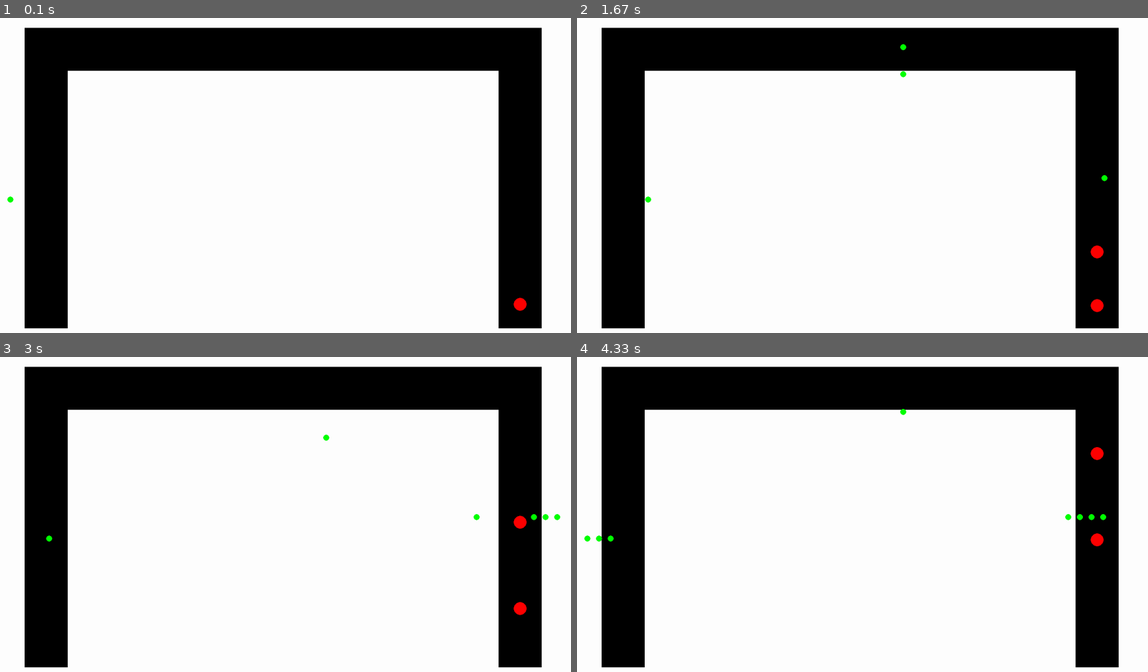
Above: before the commit, frames 1-4 (two rows, left to right).
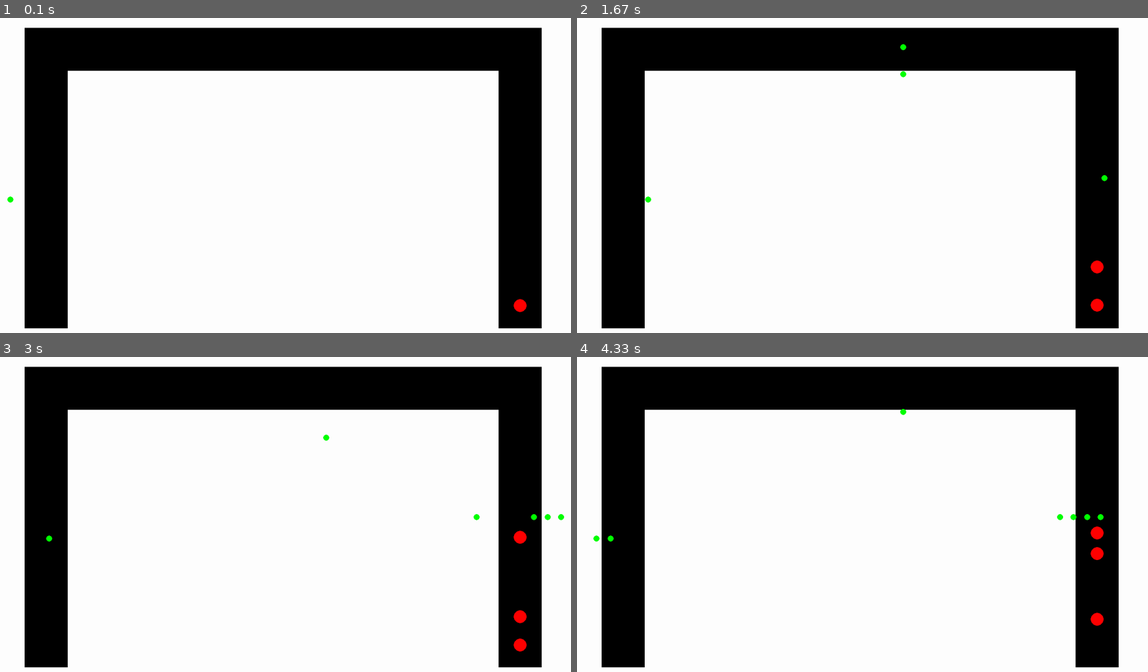
Above: after the commit, the same moments.

Repository: JCoder121/carsim
Game: pygame game, started from files/most_current.py
The game is run twice, just before and just after one commit, with the same random seed, the same clock (stepped at 60 frames per second) and the same inputs.
Inputs (mouse positions are in pixels of both pictures, inside the frame that each line leads up to):
- Up to frame 1 (0.1 s): no input
- Up to frame 2 (1.67 s): tap Space at 0.33, 0.73, 1.03 s; click (674, 134) at 1.22 s; click (1090, 317) at 1.55 s
- Up to frame 3 (3 s): tap Space at 1.9, 2.23, 2.53, 2.73 s
- Up to frame 4 (4.33 s): tap Space at 3.03, 3.3, 3.63, 3.93 s

The runs differ from the first frame. In frame 1, less than 0.1% of the frame differs, in the area x 89-93%, y 88-94%; in frame 2, 0.2%; in frame 3, 0.4%; in frame 4, 0.5%, in the area x 1-93%, y 28-86%.

Commit message:
big update
big update - ready to be merged with master

Diff:
--- a/files/most_current.py
+++ b/files/most_current.py
@@ -1,4 +1,4 @@
-#updated section 9/13/19 1:05PM
+#updated section 9/15/19 4:05PM
 #anichau and jeffchen
 
 #decelerating is still a question
@@ -10,10 +10,11 @@
 
 '''
 notes:
-YELLOW CARS = HAVE DROPPED OFF
+YELLOW CARS = HAVE DROPPED OFF ALREADY
+deceleration function?
 '''
 
-# Define some colors
+# Define colors
 BLACK = (0, 0, 0)
 WHITE = (255, 255, 255)
 GREEN = (0,255,0)
@@ -24,30 +25,30 @@
 #define other variables
 SCREEN_WIDTH = 1430
 SCREEN_HEIGHT = 850
-BALL_SIZE = 15
+CAR_SIZE = 15
 SPEED = 1
 PERSON_SPEED = 1.5
 MAXSPEED = 2
 ACCEL = 0.03
-RANDOMPARAM = 25
+RANDOMPARAM = 10
 INFRONT = 35
 SWEEP = 20
 WAITTIME = 10000
 #change dt for acceleration change, bigger = faster accel
-dt = 0.004
-
+dt = 0.006
+
+#set height and width of screen
 size = [SCREEN_WIDTH, SCREEN_HEIGHT]
 screen = pygame.display.set_mode(size)
-pygame.display.set_caption("Dropping Cars")
-
-class Ball:
-    """
-    Class to keep track of a ball's location and speed
+
+class Car:
+    """
+    Class to keep track of a car's location and speed
     """
     def __init__(self):
-        self.x = 0
-        self.y = 0
-        self.speed = 0
+        self.x = 1250
+        self.y = 700
+        self.speed = SPEED/2
         self.y_accel = 0
         self.x_accel = 0
         self.color = RED
@@ -70,49 +71,42 @@
 
 
     def detect(self, detect_var):
-        #left
+        #right
         if detect_var == 0:
-            for sweep in range(-SWEEP, SWEEP):
-                for infront in range(20,INFRONT):
-                    value3 = screen.get_at((int(self.x)+sweep, int(self.y)+infront))
-
-                    if (value3 == RED) or (value3 == GREEN) or (value3 == YELLOW):
-                        self.accel_bool = False
-                        #ball.decelerate(2)
-                        self.stop(False)
-                        return self.accel_bool
-
-
-        #right
-        elif detect_var == 1:
             for sweep in range(-SWEEP, SWEEP):
                 for infront in range(20, INFRONT):
                     value1 = screen.get_at((int(self.x)+sweep, int(self.y)-infront))
+
                     if (value1 == RED) or (value1 == GREEN) or (value1 == YELLOW):
                         self.accel_bool = False
                         self.stop(False)
                         return self.accel_bool
 
         #top
+        elif detect_var == 1:
+            for sweep in range(-SWEEP, SWEEP):
+                for infront in range(20, INFRONT):
+                    value1 = screen.get_at(((int(self.x)-infront), int(self.y) + sweep))
+
+                    if (value1 == RED) or (value1 == GREEN) or (value1 == YELLOW):
+                        self.accel_bool = False
+                        self.stop(False)
+                        return self.accel_bool
+
+        #left
         elif detect_var == 2:
             #sweep allows for it to be a rectangle object detection
-
             for sweep in range(-SWEEP, SWEEP):
-                for infront in range(20, INFRONT):
-                    value2 = screen.get_at(((int(self.x)-infront), int(self.y) + sweep))
-
-                    if (value2 == RED) or (value2 == GREEN) or (value2 == YELLOW):
+                for infront in range(20,INFRONT):
+                    value1 = screen.get_at((int(self.x)+sweep, int(self.y)+infront))
+
+                    if (value1 == RED) or (value1 == GREEN) or (value1 == YELLOW):
                         self.accel_bool = False
-                        #ball.decelerate(1)
                         self.stop(False)
                         return self.accel_bool
 
-        #return self.accel_bool
-
 
     def accelerate(self, var1):
-
-        #self.is_stopped = False
         self.Y_ACCEL = self.y_accel*self.y_accel * dt
         self.X_ACCEL = self.x_accel*self.x_accel * dt
 
@@ -122,8 +116,10 @@
             if self.speed > MAXSPEED:
                 self.speed = MAXSPEED
                 self.y -= MAXSPEED
+
             else:
                 self.y -= self.speed
+
             self.y_accel += ACCEL
 
         #from top side
@@ -132,8 +128,10 @@
             if self.speed > MAXSPEED:
                 self.speed = MAXSPEED
                 self.x -= MAXSPEED
+
             else:
                 self.x -= self.speed
+
             self.x_accel += ACCEL
 
         #from left side
@@ -142,16 +140,16 @@
             if self.speed > MAXSPEED:
                 self.speed = MAXSPEED
                 self.y += MAXSPEED
+
             else:
                 self.y += self.speed
+
             self.y_accel += ACCEL
 
         else:
             print('error accelerate')
             print(var1)
             sys.exit()
-
-        #return self.is_stopped
 
 
 class Person:
@@ -165,66 +163,30 @@
         self.speed = PERSON_SPEED
         self.initial = 0
         self.personal_value = random.randint(0,2)
-        #self.personal_value = 0
 
     def stop(self):
         self.speed = 0
 
-        '''
-
-
-            #person coming from top
-            elif person.personal_value == 1:
-
-                for y in range(10,20):
-                    person_infront = screen.get_at(((int(person.x)), int(person.y) +y))
-                    if person_infront == RED or person_infront == GREEN:
-                        person.stop()
-                        person_bool = False
-
-                if person_bool:
-                    person.y += PERSON_SPEED
-
-            #person coming from left leg
-            elif person.personal_value == 2:
-                for x in range(10,20):
-                    person_infront = screen.get_at((int(person.x)+x, int(person.y)))
-                    if person_infront == RED or person_infront == GREEN:
-                        person.stop()
-                        person_bool = False
-
-                if person_bool:
-                    person.x += PERSON_SPEED
-
-
-        '''
-
-
-def make_ball():
-    """
-    Function to make a new, random ball.
-    """
-    ball = Ball()
-    # Starting position of the ball.
-    ball.x = 1250
-    ball.y = 700
-    #ball.speed = 0.25
-    ball.speed = SPEED
-
-    ball.drop_val = 1
-    #drop_val = random.randint(0,1)
-
-    if ball.drop_val == 0:
-        ball.drop_x = random.randnint(77, 400) * 2
-
-    elif ball.drop_val == 1:
-        ball.drop_y = random.randint(62, 300) *2
-
-    return ball
+
+def make_car():
+    """
+    Function to make a new, random car.
+    """
+    car = Car()
+    car.drop_val = random.randint(0,1)
+
+    if car.drop_val == 0:
+        car.drop_x = random.randint(77, 400) * 2
+
+    elif car.drop_val == 1:
+        car.drop_y = random.randint(62, 300) *2
+
+    return car
+
 
 def make_person():
     #make person function that crosses the street and simulate a sidewalk
-    #3 possible segments where pedestrians can spawn
+    #3 possible areas where pedestrians can spawn
     person = Person()
 
     #right side
@@ -252,17 +214,12 @@
     return person
 
 
-
 def main():
     '''
     This is our main program.
     '''
     pygame.init()
-
-    # Set the height and width of the screen
-    size = [SCREEN_WIDTH, SCREEN_HEIGHT]
-    screen = pygame.display.set_mode(size)
-    pygame.display.set_caption("Dropping Cars")
+    pygame.display.set_caption("PHS Car Traffic")
 
     # Loop until the user clicks the close button.
     done = False
@@ -270,11 +227,11 @@
     # Used to manage how fast the screen updates
     clock = pygame.time.Clock()
 
-    ball_list = []
+    car_list = []
     person_list = []
 
-    ball = make_ball()
-    ball_list.append(ball)
+    car = make_car()
+    car_list.append(car)
     first_cross = make_person()
     person_list.append(first_cross)
 
@@ -289,9 +246,19 @@
             if event.type == pygame.QUIT:
                 done = True
 
-            if event.type == pygame.MOUSEBUTTONDOWN and ball.y<660:
-                ball = make_ball()
-                ball_list.append(ball)
+            if event.type == pygame.MOUSEBUTTONDOWN:
+                spawn_bool = True
+
+                for width in range(0, 100):
+                    for height in range(0, 100):
+                        spawn_value = screen.get_at(( (1200 + width) , (650 + height) ))
+                        if spawn_value == RED:
+                            spawn_bool = False
+                            break
+
+                if spawn_bool:
+                    car = make_car()
+                    car_list.append(car)
 
             if event.type == pygame.KEYDOWN:
                 person = make_person()
@@ -304,115 +271,104 @@
 
             if event.type == pygame.KEYDOWN:
                 print('something')
-                #Space bar spawn a new ball.
+                #Space bar spawn a new car.
                 #prevent rapid firing spawn
-                if event.key == pygame.K_SPACE and ball.y < 680:
+                if event.key == pygame.K_SPACE and car.y < 680:
                     print('hello')
-                    ball = make_ball()
-                    ball_list.append(ball)
+                    car = make_car()
+                    car_list.append(car)
                 if event.key == pygame.K_RETURN:
                     person = make_person()
                     person_list.append(person)
             '''
 
         #random car spawn
-
-        x = random.randint(1,RANDOMPARAM)
-        #check if random match and there is a ball above
-        if (x==3) and (ball.y < 680) and len(ball_list) < 4:
-            ball = make_ball()
-            ball_list.append(ball)
-
-
+        random_car = random.randint(1,RANDOMPARAM)
+
+        #view finding of rectangle to make sure nearest car is out of area
+        spawn_bool = True
+        for width in range(0, 100):
+            for height in range(0, 100):
+                spawn_value = screen.get_at(( (1200 + width) , (650 + height) ))
+                if spawn_value == RED:
+                    spawn_bool = False
+                    break
+
+        #check if random match and there is a car within rectangular area of start
+        if (random_car==3) and spawn_bool:
+        #and len(car_list)<4: - len car list to restrict car number at once on screen
+            car = make_car()
+            car_list.append(car)
 
         #random pedestrian spawn
-        random_ped = random.randint(1, RANDOMPARAM + 100)
+        random_ped = random.randint(1, RANDOMPARAM+100)
         #random_ped = 3
         if (random_ped == 3):
             person = make_person()
             person_list.append(person)
 
-        # --- Logic
-        for ball in ball_list:
-
-            #print(ball.drop_x)
-            #print(ball.x)
-            #print(ball.drop_y, ball.y)
-            #print(ball.drop_x == ball.x)
-
-            #Move the ball's center, check for position to move ball where
-            #DECELERATING IS BIG KEY - STAY OR NO?
-
-            #see if ball is on left side, will go vertical motion down
-            ball.accel_bool = True
-
-            if ball.x < 155 and ball.y > 90:
-
-                #see if ball is on left side, will go down
-                #print(ball.y, ball.drop_y)
-
-                if ball.drop_val == 1:
-                    #print('dropped(ball)')
-                        if int(ball.y) == ball.drop_y:
-                            for y in range(0, WAITTIME):
-                                ball.stop(True)
-
-                            ball.y +=2
-
-
-                ball.detect(0)
-
-
-                if ball.accel_bool:
-                    ball.accelerate(2)
-
-
-            elif ball.x > 155 and ball.y < 100:
-
-                #see if ball is on top side, will go horizontal motion left
-                #if ball.drop_val == 1:
-                #print(ball.x, ball.drop_x)
-                #my own ghetto drop off function
-                ball.detect(2)
-
-                if ball.accel_bool:
-                    if ball.drop_val == 0 and int(ball.x) == ball.drop_x:
-                    #if int(ball.x) == ball.drop_x:
+        # --- car logic
+        for car in car_list:
+            #Move the car's center, check for position to move car where
+            car.accel_bool = True
+
+            #see if car is on right side, will go vertical up
+            if car.x > 155 and car.y > 100:
+                car.detect(0)
+                if car.accel_bool:
+                    car.accelerate(0)
+
+
+            #see if car is on top side, will go horizontal left
+            elif car.x > 155 and car.y < 100:
+                if car.drop_val == 0:
+                    #print(car.x, car.drop_x)
+                    #if int(car.x) == car.drop_x:
+                    if(int(car.x)==car.drop_x) or (int(car.x-1)==car.drop_x) or (int(car.x+1)==car.drop_x):
                         for x in range(0, WAITTIME):
-                            ball.stop(True)
-                        ball.x += 2
-
-                    ball.accelerate(1)
-
-
-            #see if ball is on right side, will go vertical motion up
-            elif ball.x > 155 and ball.y > 100:
-
-                ball.detect(1)
-                if ball.accel_bool:
-                    ball.accelerate(0)
-
-            #get rid of ball if it crosses
-            if ball.y >(SCREEN_HEIGHT - 50) and ball.x<(200):
-                del ball_list[0]
-
-
-        #pedestrian crossing
+                            car.stop(True)
+
+                        car.x -= 4
+
+                car.detect(1)
+                if car.accel_bool:
+                    car.accelerate(1)
+
+
+            elif car.x < 155 and car.y > 90:
+                #see if car is on left side, will go vertical down
+
+                if car.drop_val == 1:
+                    #print(car.y, car.drop_y)
+                    #print('dropped(car)')
+                    if(int(car.y)==car.drop_y) or (int(car.y-1)==car.drop_y) or (int(car.y+1)==car.drop_y):
+                        for y in range(0, WAITTIME):
+                            car.stop(True)
+
+                        car.y +=4
+
+                car.detect(2)
+                if car.accel_bool:
+                    car.accelerate(2)
+
+
+            #get rid of car if it crosses bottom line (memory management)
+            if car.y >(SCREEN_HEIGHT - 50) and car.x<(200):
+                del car_list[0]
+
+
+        #pedestrian logic
         for person in person_list:
 
             person_bool = True
 
             if person.personal_value == 0:
-
-                #simple obj detection:
-                #see if can make obj detection function
-
+                #simple personobj detection:
                 #coming from right
-                for person_sweep in range(-8, 8):
-                    for x in range(10, 20):
-
+                for x in range(10, 25):
+                    for person_sweep in range(-4, 4):
                         person_infront = screen.get_at(((int(person.x)-x), int(person.y) + person_sweep))
-                        if person_infront == RED or person_infront == GREEN:
+                        if person_infront==RED or person_infront==GREEN:
                             person.stop()
                             person_bool = False
 
@@ -421,10 +377,10 @@
 
             #person coming from top
             elif person.personal_value == 1:
-                for person_sweep in range(-8, 8):
-                    for y in range(10,20):
+                for y in range(10,25):
+                    for person_sweep in range(-4, 4):
                         person_infront = screen.get_at(((int(person.x) + person_sweep), int(person.y) +y))
-                        if person_infront == RED or person_infront == GREEN:
+                        if person_infront==RED or person_infront==GREEN or person_infront==YELLOW:
                             person.stop()
                             person_bool = False
 
@@ -433,18 +389,17 @@
 
             #person coming from left leg
             elif person.personal_value == 2:
-                for person_sweep in range(-8, 8):
-                    for x in range(10,20):
+                for x in range(10,25):
+                    for person_sweep in range(-4, 4):
                         person_infront = screen.get_at((int(person.x)+x, int(person.y)+person_sweep))
-                        if person_infront == RED or person_infront == GREEN:
+                        if person_infront==RED or person_infront==GREEN or person_infront==YELLOW:
                             person.stop()
                             person_bool = False
 
                 if person_bool:
                     person.x += PERSON_SPEED
 
-
-            #always check if person has walked 225 pixels, then erase
+            #always check if person has walked 225 pixels, then erase from list (memory management)
             if((person.personal_value == 0 or person.personal_value== 2)
                and (abs(person.initial - person.x) > 225)):
                 del(person_list[0])
@@ -463,8 +418,8 @@
 
         # draw everything
 
-        for ball in ball_list:
-            pygame.draw.circle(screen, ball.color, [int(ball.x), int(ball.y)], BALL_SIZE)
+        for car in car_list:
+            pygame.draw.circle(screen, car.color, [int(car.x), int(car.y)], CAR_SIZE)
 
         for person in person_list:
             pygame.draw.circle(screen, GREEN, [int(person.x), int(person.y)], 7)
--- a/jeffrey_unused_functions.txt
+++ b/jeffrey_unused_functions.txt
@@ -134,3 +134,35 @@
                 #if person_bool:
                 #    self.x += PERSON_SPEED
 '''
+
+
+
+
+'''
+
+#person stop function?
+    #person coming from top
+    elif person.personal_value == 1:
+
+        for y in range(10,20):
+            person_infront = screen.get_at(((int(person.x)), int(person.y) +y))
+            if person_infront == RED or person_infront == GREEN:
+                person.stop()
+                person_bool = False
+
+        if person_bool:
+            person.y += PERSON_SPEED
+
+    #person coming from left leg
+    elif person.personal_value == 2:
+        for x in range(10,20):
+            person_infront = screen.get_at((int(person.x)+x, int(person.y)))
+            if person_infront == RED or person_infront == GREEN:
+                person.stop()
+                person_bool = False
+
+        if person_bool:
+            person.x += PERSON_SPEED
+
+
+'''
